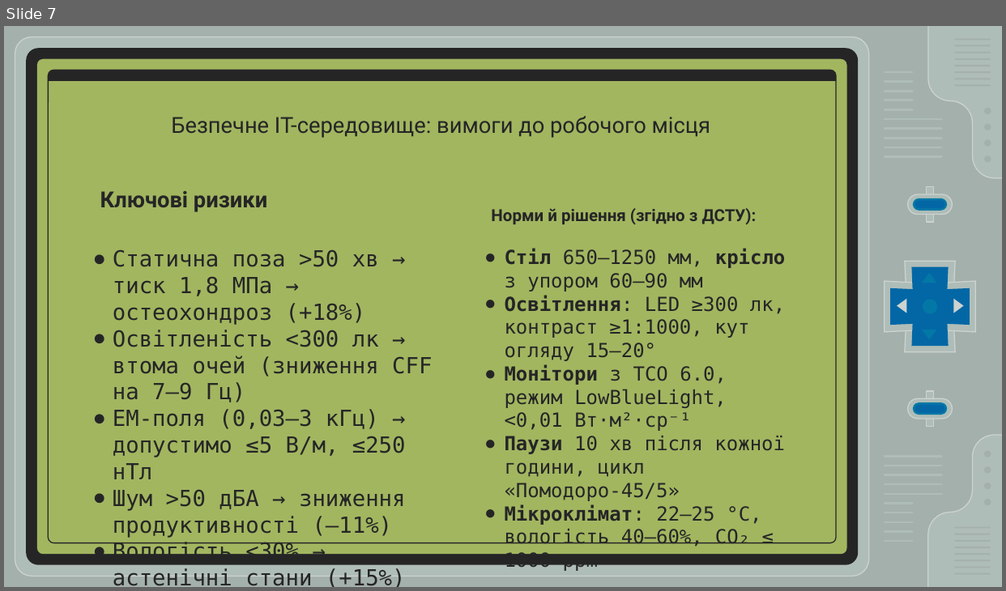
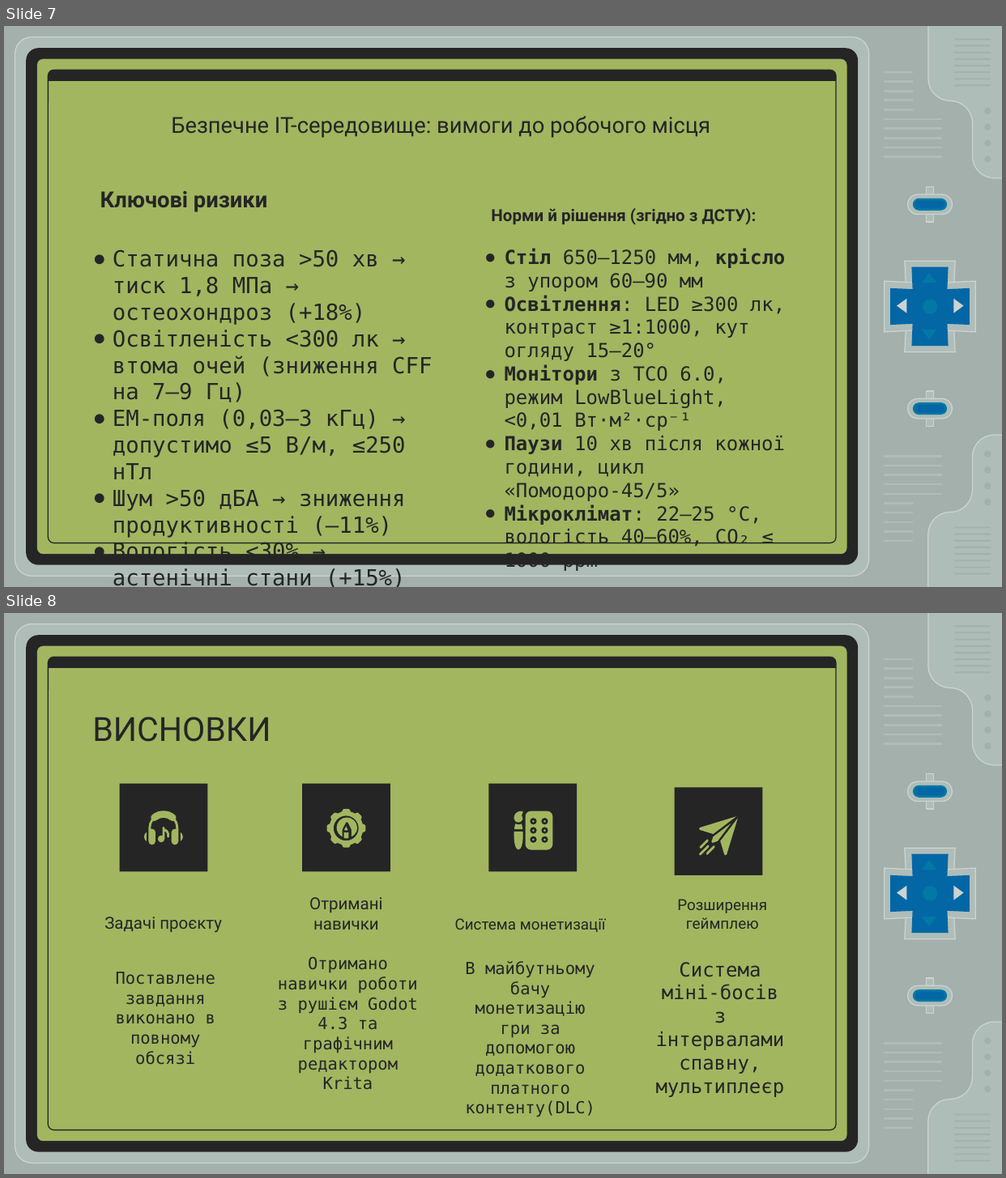
Before and after one commit to hucketa/Diplome, a slide deck: Docs/Диплом.pptx. Shown one above the other, each under a label of ours: slide 7 before the commit, slides 7 and 8 after it. The pictures are 1006x591 and 1006x1178 pixels, drawn with LibreOffice and Linux fonts; fonts in the diff are those of the drawing. Boxes give left, top, right and bottom in pixels: in the first picture for what was removed or moved away, otherwise in the second. Text is boxed around its words. In the diff, an @@ line names an element or a change of style, - is before the commit and + after.

```diff
--- a/Docs/Диплом.pptx
+++ b/Docs/Диплом.pptx
@@ slide 8 added at [4,613,1002,1174], background #A4B0AB; not listed: 51 template elements that a slide beside it also shows @@
@@ title added at [92,717,270,742], 24 pt, text #252526 @@
+ВИСНОВКИ
@@ rectangle added at [120,784,207,871], fill #252526 @@
@@ rectangle added at [302,784,390,871], fill #252526 @@
@@ rectangle added at [489,784,577,871], fill #252526 @@
@@ rectangle added at [675,788,762,875], fill #252526 @@
@@ group added at [908,773,952,808]: 3 rounded rectangles, 1 rectangle @@
@@ group added at [327,808,366,848]: 4 freeform shapes @@
@@ group added at [143,811,183,845]: 4 freeform shapes @@
@@ group added at [514,811,552,850]: 10 freeform shapes @@
@@ group added at [700,816,739,855]: 6 freeform shapes @@
@@ subtitle added at [309,897,382,930], 12 pt, text #252526 @@
+Отримані навички
@@ subtitle added at [677,899,767,929], 11 pt, text #252526 @@
+Розширення геймплею
@@ subtitle added at [104,917,222,933], 12 pt, text #252526 @@
+Задачі проєкту
@@ subtitle added at [455,918,606,932], 11 pt, text #252526 @@
+Система монетизації
@@ group added at [884,849,975,939]: 9 freeform shapes @@
@@ subtitle added at [116,972,215,1064], 12 pt, text #252526 @@
+Поставлене завдання виконано в повному обсязі
@@ subtitle added at [278,957,418,1089], 12 pt, text #252526 @@
+Отримано навички роботи з рушієм Godot 4.3 та графічним редактором Krita
@@ subtitle added at [465,961,595,1118], 12 pt, text #252526 @@
+В майбутньому бачу монетизацію гри за допомогою додаткового платного контенту(DLC)
@@ subtitle added at [656,962,785,1097], 14 pt, text #252526 @@
+Система міні-босів з інтервалами спавну, мультиплеєр
@@ group added at [908,978,952,1013]: 3 rounded rectangles, 1 rectangle @@
```
Also in this commit, not shown: 1 other slide added, 1 slide removed.
